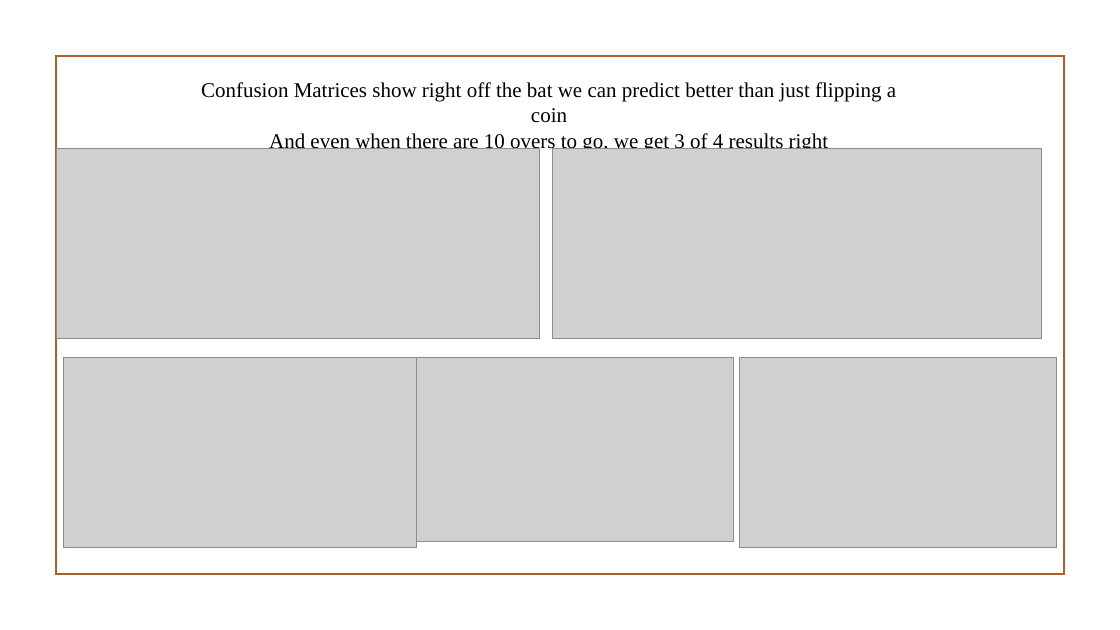
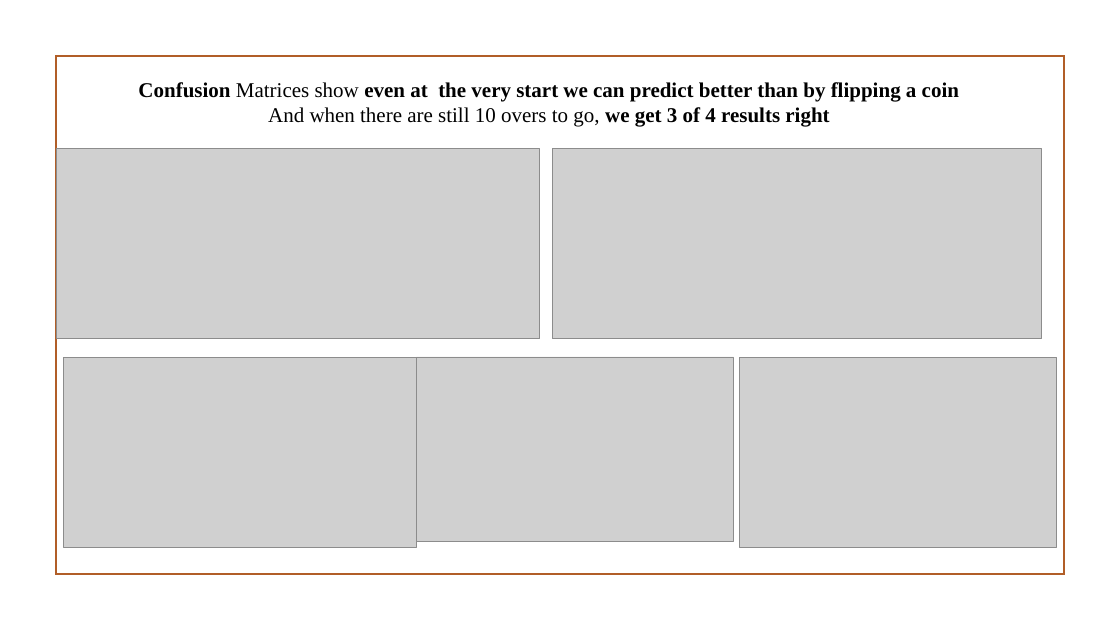
Before and after one commit to asahay001/springboardIntro, a slide deck: slide 17 of CapstoneFinalPresentation_IPLT20CricketPredictions.pptx. Drawn at 1120x630 pixels with LibreOffice and Linux fonts; fonts in the diff are those of the drawing; grey boxes stand for pictures; background and template pictures are left out. Boxes give left, top, right and bottom in pixels: in the first picture for what was removed or moved away, otherwise in the second. Text is boxed around its words. In the diff, an @@ line names an element or a change of style, - is before the commit and + after.

Commit message:
1. Highlighted portions of the deck to cover in presentation 2. Fixed 26th over winner prediction paramaters in Excel

```diff
--- a/CapstoneFinalPresentation_IPLT20CricketPredictions.pptx
+++ b/CapstoneFinalPresentation_IPLT20CricketPredictions.pptx
@@ text at [138, 82, 959, 127]: text changed; bold on @@
-Confusion Matrices show right off the bat we can predict better than just flipping a coin
-And even when there are 10 overs to go, we get 3 of 4 results right
+Confusion Matrices show even at the very start we can predict better than by flipping a coin
+And when there are still 10 overs to go, we get 3 of 4 results right
```
Also in this commit, not shown: 15 other slides changed, 1 slide added, 1 other file.
